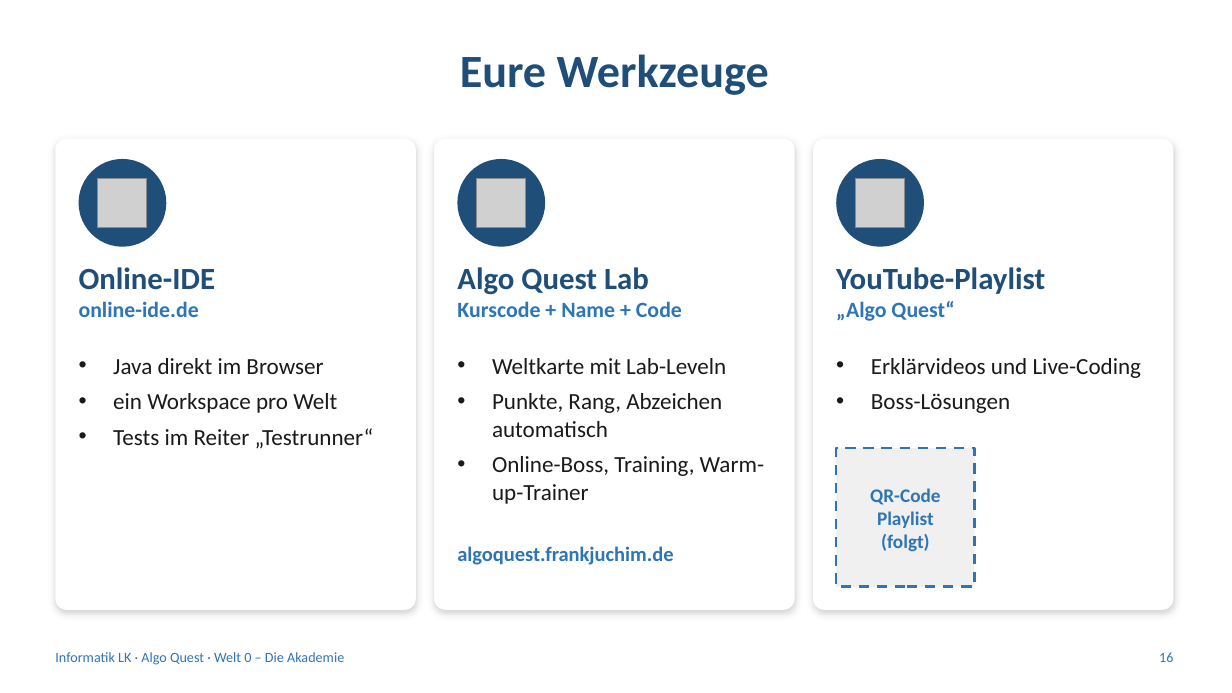
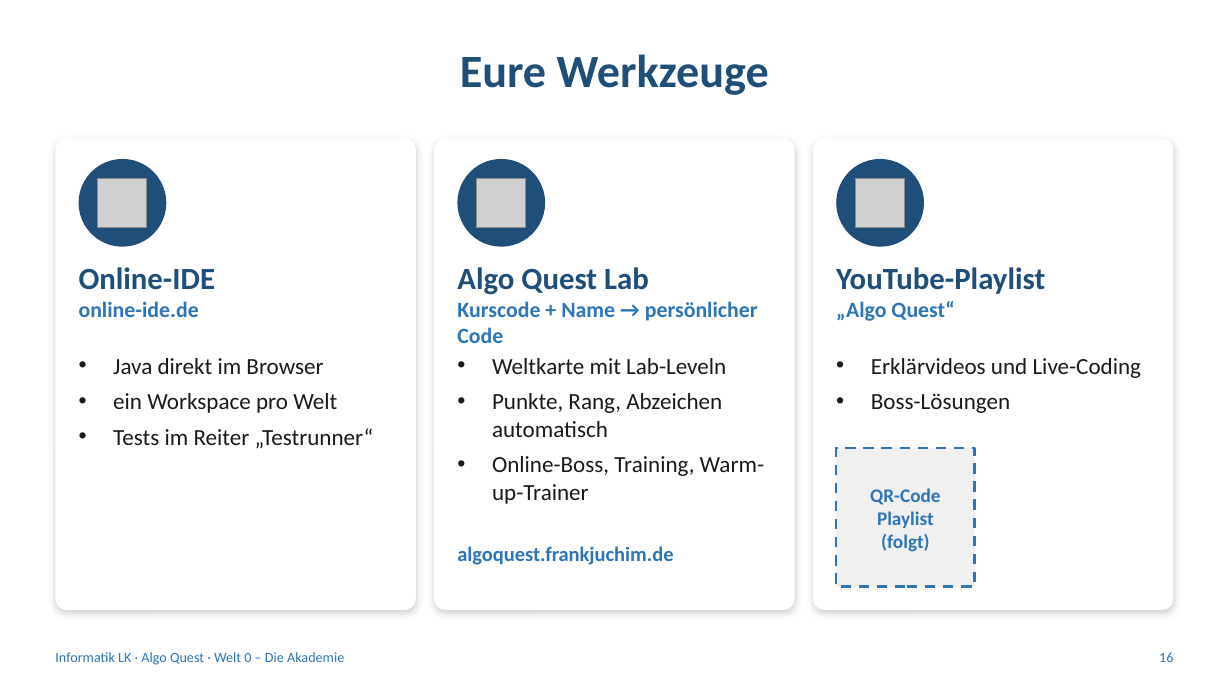
Before and after one commit to frankjuchim/AlgoQuest, a slide deck: slide 16 of materialien/Welt0_Akademie/1_Praesentation/AQ_W0_Kickoff.pptx. Drawn at 1232x693 pixels with LibreOffice and Linux fonts; fonts in the diff are those of the drawing; grey boxes stand for pictures. Boxes give left, top, right and bottom in pixels: in the first picture for what was removed or moved away, otherwise in the second. Text is boxed around its words. In the diff, an @@ line names an element or a change of style, - is before the commit and + after.

```diff
--- a/materialien/Welt0_Akademie/1_Praesentation/AQ_W0_Kickoff.pptx
+++ b/materialien/Welt0_Akademie/1_Praesentation/AQ_W0_Kickoff.pptx
@@ text at [457,301,758,343]: text changed @@
-Kurscode + Name + Code
+Kurscode + Name → persönlicher Code
```
Also in this commit, not shown: 1 other slide changed, 41 other files.
